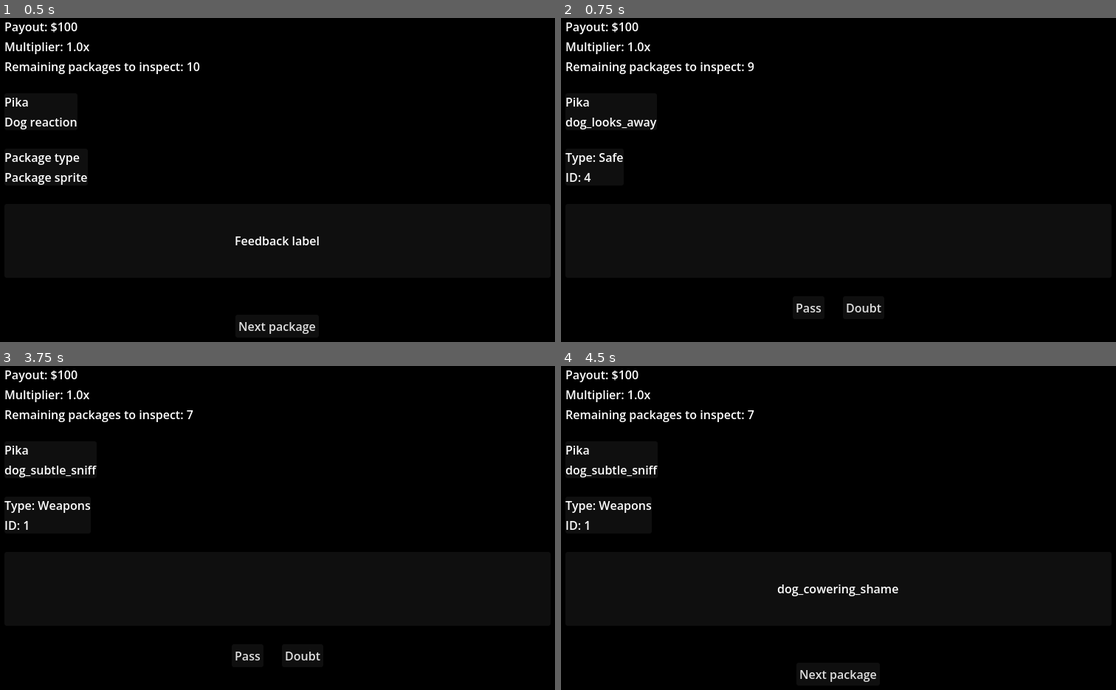
Above: before the commit, frames 1-4 (two rows, left to right).
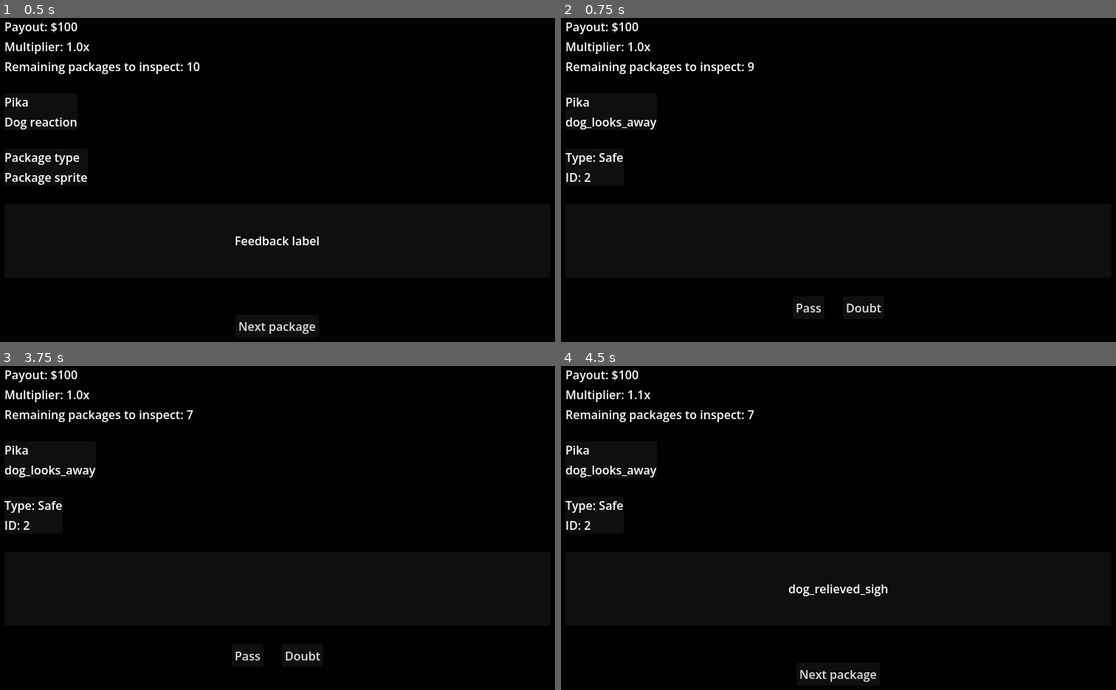
Above: after the commit, the same moments.

Repository: lukaMis/kennel-simulator
Game: Godot game, scene res://scenes/customs_inspector.tscn
The game is run twice, just before and just after one commit, with the same random seed, the same clock (stepped at 60 frames per second) and the same inputs. This scene is started directly instead of the project's main scene.
Inputs:
- Up to frame 1 (0.5 s): no input
- Up to frame 2 (0.75 s): click "Next package" at 0.5 s
- Up to frame 3 (3.75 s): click "Pass" at 1.25 s; click "Next package" at 2 s; click "Doubt" at 2.75 s; click "Next package" at 3.5 s
- Up to frame 4 (4.5 s): click "Pass" at 4.25 s

Frame 1 is identical in both runs. In frame 2, less than 0.1% of the frame differs, in the area x 4-6%, y 47-51%; in frame 3, 0.4%; in frame 4, 0.8%, in the area x 4-61%, y 7-72%.

Commit message:
CargoPackage now handles its own properties creation and randomization. Manager just creates them and adds them to its own array for current cue

Diff:
--- a/scripts/cargo_package.gd
+++ b/scripts/cargo_package.gd
@@ -4,3 +4,15 @@
 var is_contraband: bool = false
 var contraband_type: String = "Safe"
 var visual_sprite_id: int = 1
+
+
+# The constructor runs automatically whenever CargoPackage.new() is called
+func _init() -> void:
+	visual_sprite_id = randi_range(1, 4)
+
+	if randf() < GameConstants.CUSTOMS_CONTRABAND_CHANCE:
+		is_contraband = true
+		if randf() < 0.5:
+			contraband_type = "Weapons"
+		else:
+			contraband_type = "Drugs"
--- a/scripts/customs_inspection_manager.gd
+++ b/scripts/customs_inspection_manager.gd
@@ -48,18 +48,11 @@
 	shift_quota = GameConstants.CUSTOMS_QUOTA
 	shift_current_payout = GameConstants.CUSTOMS_BASE_PAYOUT
 
+	# The manager just loops and commands packages to exist;
+	# the packages handle their own internal data layout!
 	for i in range(shift_quota):
-		var package = CargoPackage.new()
-		package.visual_sprite_id = randi_range(1, 4)
+		active_queue.append(CargoPackage.new())
 
-		if randf() < GameConstants.CUSTOMS_CONTRABAND_CHANCE:
-			package.is_contraband = true
-			if randf() < 0.5:
-				package.contraband_type = "Weapons"
-			else:
-				package.contraband_type = "Drugs"
-
-		active_queue.append(package)
 	print("CustomsCargoManager: Successfully generated ", active_queue.size(), " items.")
 
 
